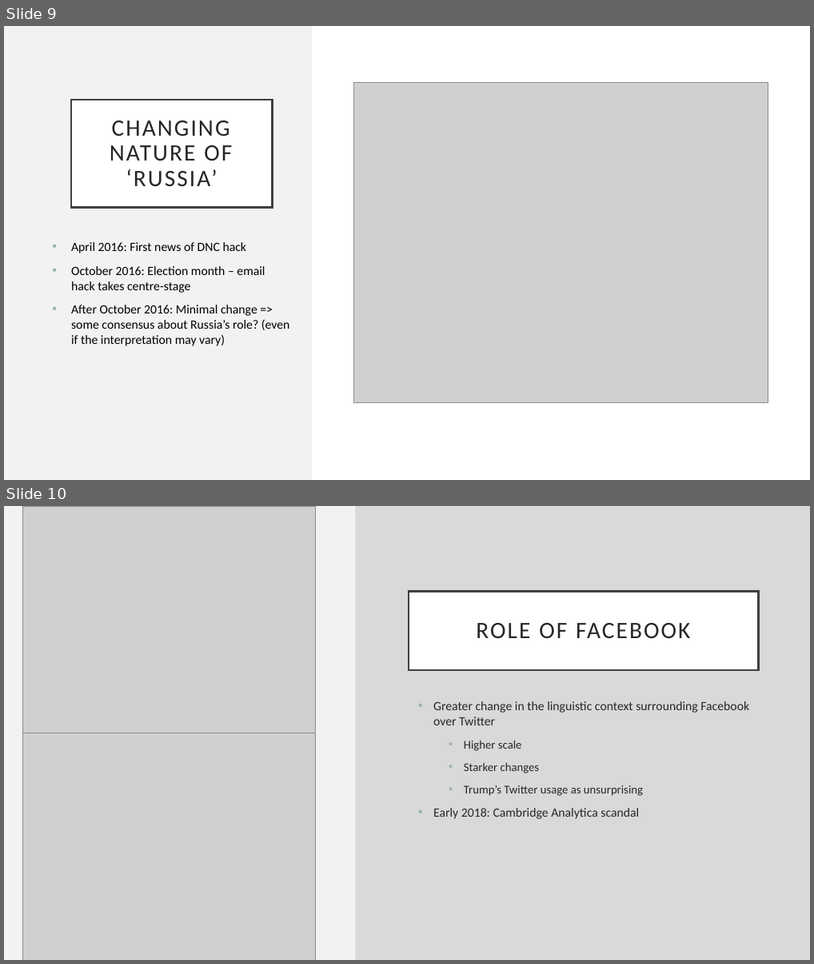
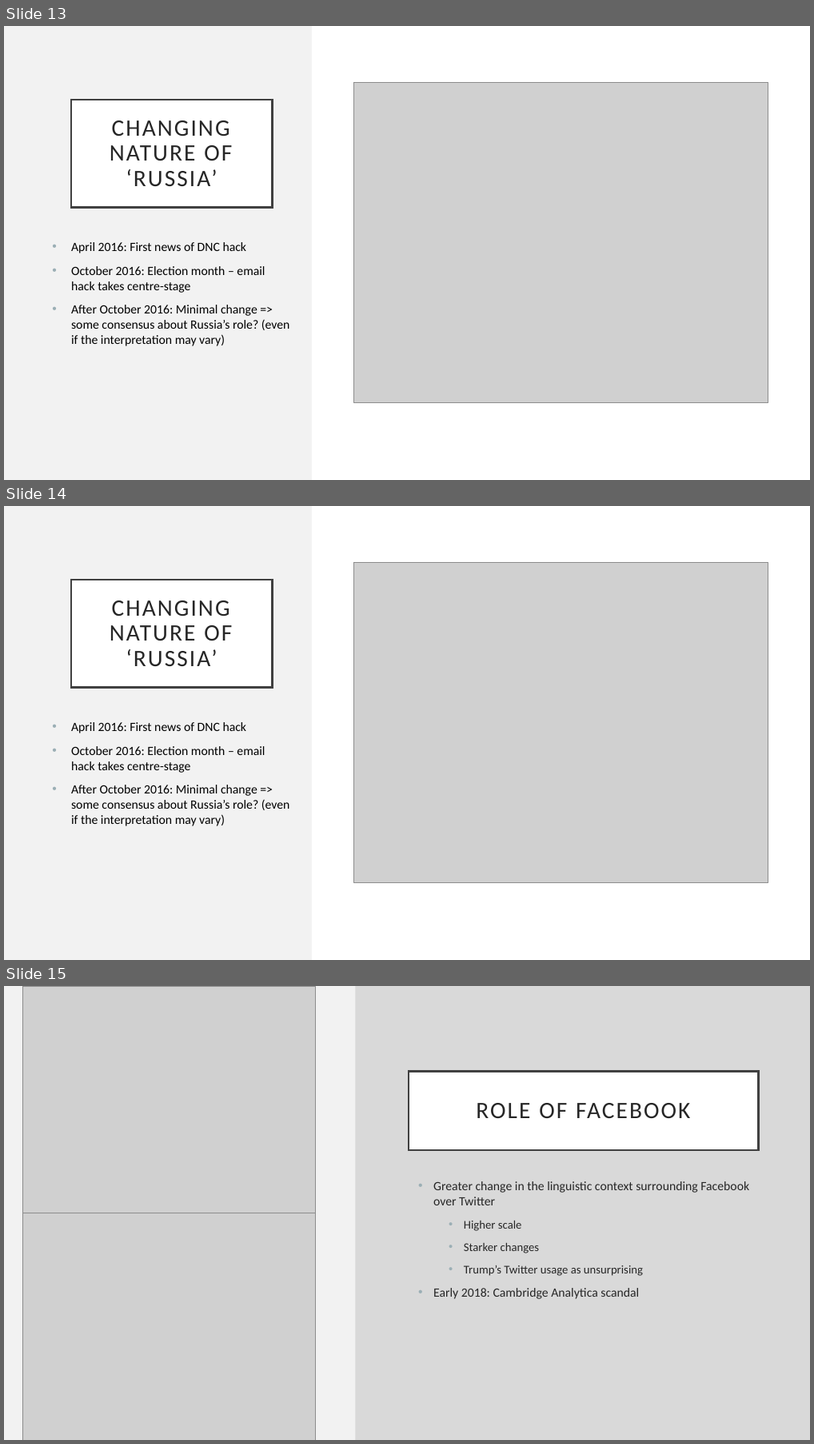
Before and after one commit to adarshmathew/Content-Analysis-2020, a slide deck: code_presentation/embeddings.pptx. Shown one above the other, each under a label of ours: slides 9 and 10 before the commit, slides 13, 14 and 15 after it. The pictures are 814x964 and 814x1444 pixels, drawn with LibreOffice and Linux fonts; fonts in the diff are those of the drawing; grey boxes stand for pictures. Boxes give left, top, right and bottom in pixels: in the first picture for what was removed or moved away, otherwise in the second. Text is boxed around its words. In the diff, an @@ line names an element or a change of style, - is before the commit and + after.

```diff
--- a/code_presentation/embeddings.pptx
+++ b/code_presentation/embeddings.pptx
@@ slide 14 added at bbox=[4, 506, 810, 960], background #F2F2F2; not listed: 1 template element that a slide beside it also shows @@
@@ rectangle added at bbox=[312, 506, 810, 960], fill #FFFFFF @@
@@ picture added at bbox=[354, 562, 768, 882] @@
@@ title added at bbox=[71, 580, 273, 688], fill #FFFFFF, outline #404040 2.5 pt, 28 pt, text #262626 @@
+CHANGING NATURE OF ‘RUSSIA’
@@ text added at bbox=[71, 722, 290, 826], 15 pt, text #000000 @@
+• April 2016: First news of DNC hack
+• October 2016: Election month – email hack takes centre-stage
+• After October 2016: Minimal change => some consensus about Russia’s role? (even if the interpretation may vary)
@@ what was slide 9 is now slide 13 @@
@@ what was slide 10 is now slide 15 @@
```
Also in this commit, not shown: 3 slides changed, 8 other slides added, 1 slide removed, 2 other files.
